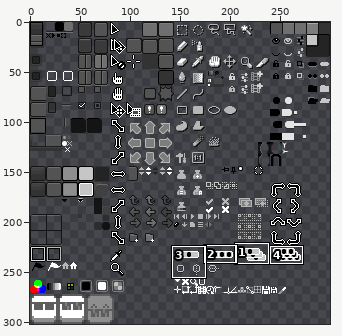
A sprite sheet gets an edit: sheet.png. Above, an overview of the earlier version with the close-up marked.
Close-up. Before the commit:
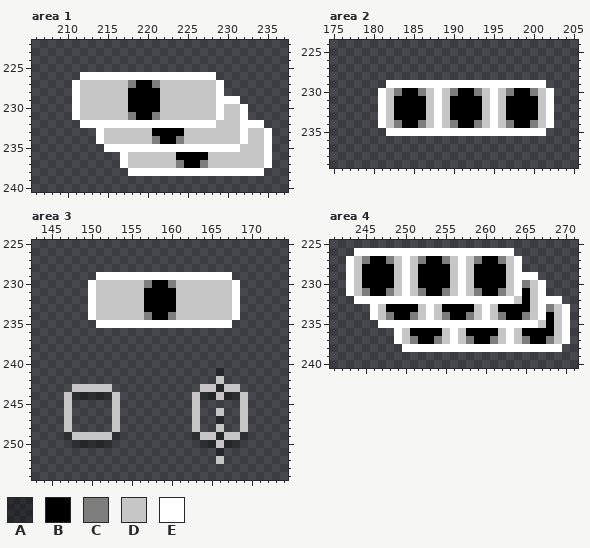
The file is 300x302 pixels. Pixels under 10% opacity are left out. Colours within 5 levels of each other are drawn and written as one. Shown: area 1: x 206..237, y 222..240; area 2: x 175..205, y 224..239; area 3: x 143..174, y 225..254; area 4: x 241..271, y 225..240. The commit also changed other parts of the picture, which this record leaves out.
Palette (. is transparent): A #0000005d  B #000000  C #7d7d7d  D #c6c6c6  E #ffffff
Pixels before, area 1, first column x 211:
226 .EEEEEEEEEEEEEEEEE.......
227 EDDDDDDCBBCDDDDDDDE......
228 EDDDDDDBBBBDDDDDDDE......
229 EDDDDDDBBBBDDDDDDDEEE....
230 EDDDDDDBBBBDDDDDDDEDDE...
231 EDDDDDDCBBCDDDDDDDEDDE...
232 .EEEEEEEEEEEEEEEEEDDDEEE.
233 ...EDDDDDDBBBBDDDDDDDEDDE
234 ...EDDDDDDCBBCDDDDDDDEDDE
235 ....EEEEEEEEEEEEEEEEEDDDE
236 ......EDDDDDDBBBBDDDDDDDE
237 ......EDDDDDDCBBCDDDDDDDE
238 .......EEEEEEEEEEEEEEEEE.
Pixels before, area 2, first column x 181:
229 .EEEEEEEEEEEEEEEEEEEE.
230 EDCBBCDEDCBBCDEDCBBCDE
231 EDBBBBDEDBBBBDEDBBBBDE
232 EDBBBBDEDBBBBDEDBBBBDE
233 EDBBBBDEDBBBBDEDBBBBDE
234 EDCBBCDEDCBBCDEDCBBCDE
235 .EEEEEEEEEEEEEEEEEEEE.
Pixels before, area 3, first column x 147:
229 ....EEEEEEEEEEEEEEEEE..
230 ...EDDDDDDCBBCDDDDDDDE.
231 ...EDDDDDDBBBBDDDDDDDE.
232 ...EDDDDDDBBBBDDDDDDDE.
233 ...EDDDDDDBBBBDDDDDDDE.
234 ...EDDDDDDCBBCDDDDDDDE.
235 ....EEEEEEEEEEEEEEEEE..
236 .......................
237 .......................
238 .......................
239 .......................
240 .......................
241 ...................A...
242 ...................D...
243 .DDDDD...........DDADD.
244 DAAAAAD.........DAADAAD
245 D.....D.........D.....D
246 D.....D.........D..D..D
247 D.....D.........D..A..D
248 D.....D.........D..D..D
249 ADDDDDA.........ADDADDA
250 .AAAAA...........AADAA.
251 ...................A...
252 ...................D...
Pixels before, area 4, first column x 243:
226 .EEEEEEEEEEEEEEEEEEEE.......
227 EDCBBCDEDCBBCDEDCBBCDE......
228 EDBBBBDEDBBBBDEDBBBBDE......
229 EDBBBBDEDBBBBDEDBBBBDEEE....
230 EDBBBBDEDBBBBDEDBBBBDECDE...
231 EDCBBCDEDCBBCDEDCBBCDEBDE...
232 .EEEEEEEEEEEEEEEEEEEEDBDEEE.
233 ...EDBBBBDEDBBBBDEDBBBBDECDE
234 ...EDCBBCDEDCBBCDEDCBBCDEBDE
235 ....EEEEEEEEEEEEEEEEEEEEDBDE
236 ......EDBBBBDEDBBBBDEDBBBBDE
237 ......EDCBBCDEDCBBCDEDCBBCDE
238 .......EEEEEEEEEEEEEEEEEEEE.
Now the later version:
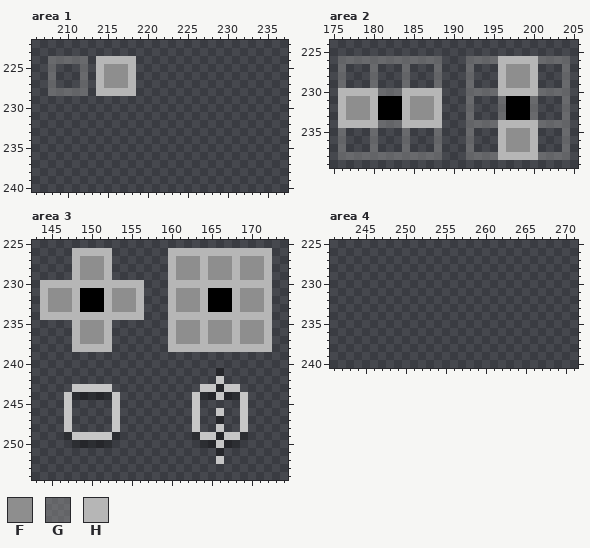
Colours new in this view: F #8e8e8e  G #8f8f8f7b  H #b6b6b6
The exact change:
Changed rows in their new state; - is an unchanged pixel.
Area 1:
first column x 208:
224 GGGGG-HHHHH-----------------
225 G---G-HFFFH-----------------
226 G---G.HFFFH..........-------
227 G--.G.HFFFH...........------
228 GGGGG.HHHHH...........------
229 ---.....................----
230 ---......................---
231 ---......................---
232 ----.......................-
233 ------......................
234 ------......................
235 -------.....................
236 ---------...................
237 ---------...................
238 ----------.................-
Area 2:
first column x 176:
226 GGGGGGGGGGGGG---GGGGHHHHHGGGG
227 G---G---G---G---G---HFFFH---G
228 G---G---G---G---G---HFFFH---G
229 G---G-..G...G...G...HFFFH.--G
230 HHHHHGGGHHHHH...GGGGHHHHHGGGG
231 HFFFHBB-HFFFH...G...G---G..-G
232 HFFFHBB-HFFFH...G...G---G..-G
233 HFFFHBB-HFFFH...G...G---G..-G
234 HHHHHGGGHHHHH...GGGGHHHHHGGGG
235 G---G-..G...G...G...HFFFH.--G
236 G---G---G---G---G---HFFFH---G
237 G---G---G---G---G---HFFFH---G
238 GGGGGGGGGGGGG---GGGGHHHHHGGGG
Area 3:
first column x 144:
226 ----HHHHH-------HHHHHHHHHHHHH
227 ----HFFFH-------HFFFHFFFHFFFH
228 ----HFFFH-------HFFFHFFFHFFFH
229 ----HFFFH.......HFFFHFFFHFFFH
230 HHHHHHHHHHHHH...HHHHHHHHHHHHH
231 HFFFHBBBHFFFH...HFFFHBBBHFFFH
232 HFFFHBBBHFFFH...HFFFHBBBHFFFH
233 HFFFHBBBHFFFH...HFFFHBBBHFFFH
234 HHHHHHHHHHHHH...HHHHHHHHHHHHH
235 ----HFFFH.......HFFFHFFFHFFFH
236 ----HFFFH-------HFFFHFFFHFFFH
237 ----HFFFH-------HFFFHFFFHFFFH
238 ----HHHHH-------HHHHHHHHHHHHH
Area 4:
first column x 243:
226 -....................-------
227 ......................------
228 ......................------
229 ........................----
230 .........................---
231 .........................---
232 -..........................-
233 ---.........................
234 ---.........................
235 ----........................
236 ------......................
237 ------......................
238 -------....................-
Pixel boxes of the changes (left, top, right, bottom) in both close-ups:
changed: (48, 56, 272, 176)
changed: (338, 56, 570, 160)
changed: (40, 248, 272, 352)
erased: (346, 248, 570, 352)
